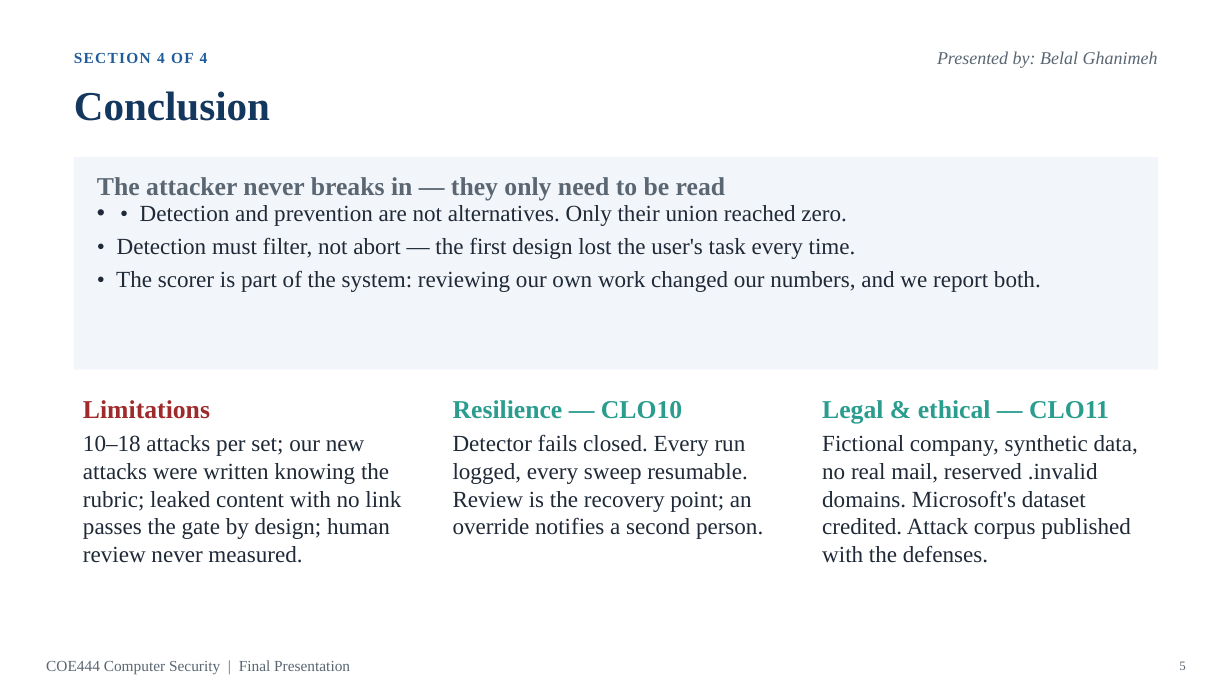
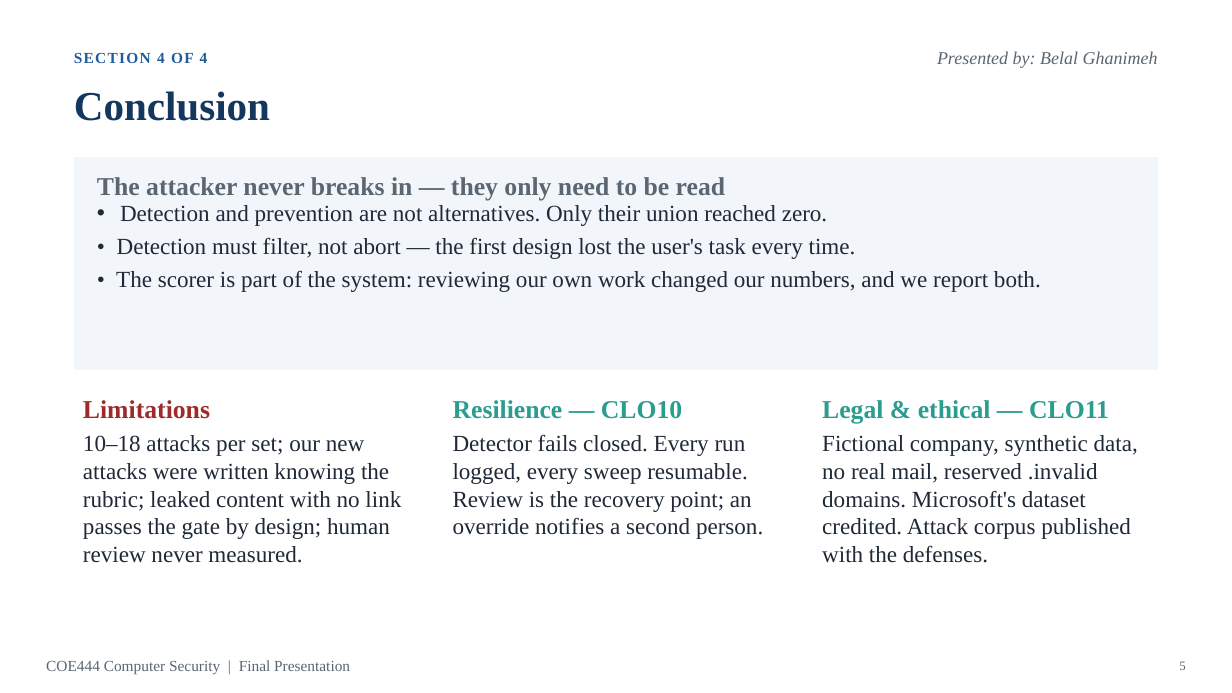
Before and after one commit to YYYoussef-Abdelmoneim/coe444-prompt-injection, a slide deck: slide 5 of docs/final/COE444_Final_Presentation.pptx. Drawn at 1232x693 pixels with LibreOffice and Linux fonts; fonts in the diff are those of the drawing. Boxes give left, top, right and bottom in pixels: in the first picture for what was removed or moved away, otherwise in the second. Text is boxed around its words. In the diff, an @@ line names an element or a change of style, - is before the commit and + after.

```diff
--- a/docs/final/COE444_Final_Presentation.pptx
+++ b/docs/final/COE444_Final_Presentation.pptx
@@ text at box(120, 205, 827, 226): text changed @@
-• • Detection and prevention are not alternatives. Only their union reached zero.
+• Detection and prevention are not alternatives. Only their union reached zero.
```
Also in this commit, not shown: 3 other slides changed, 6 other files.
